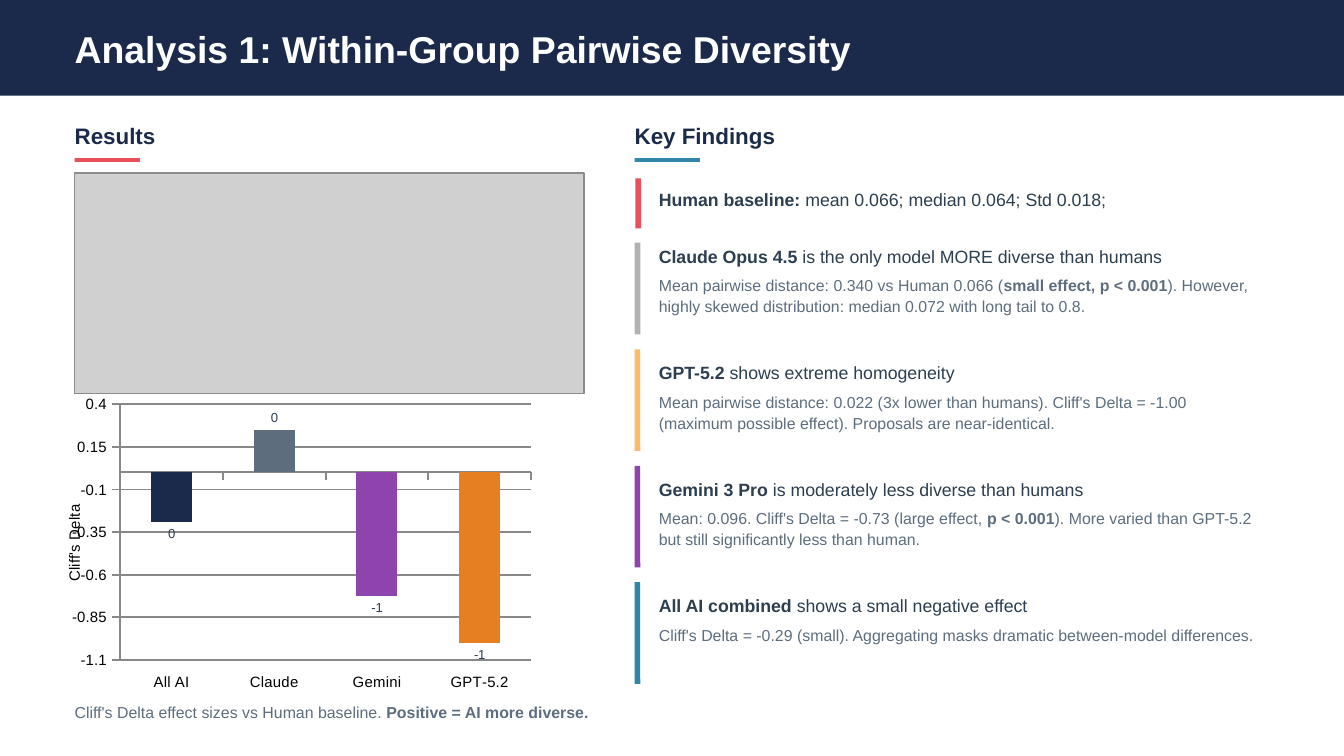
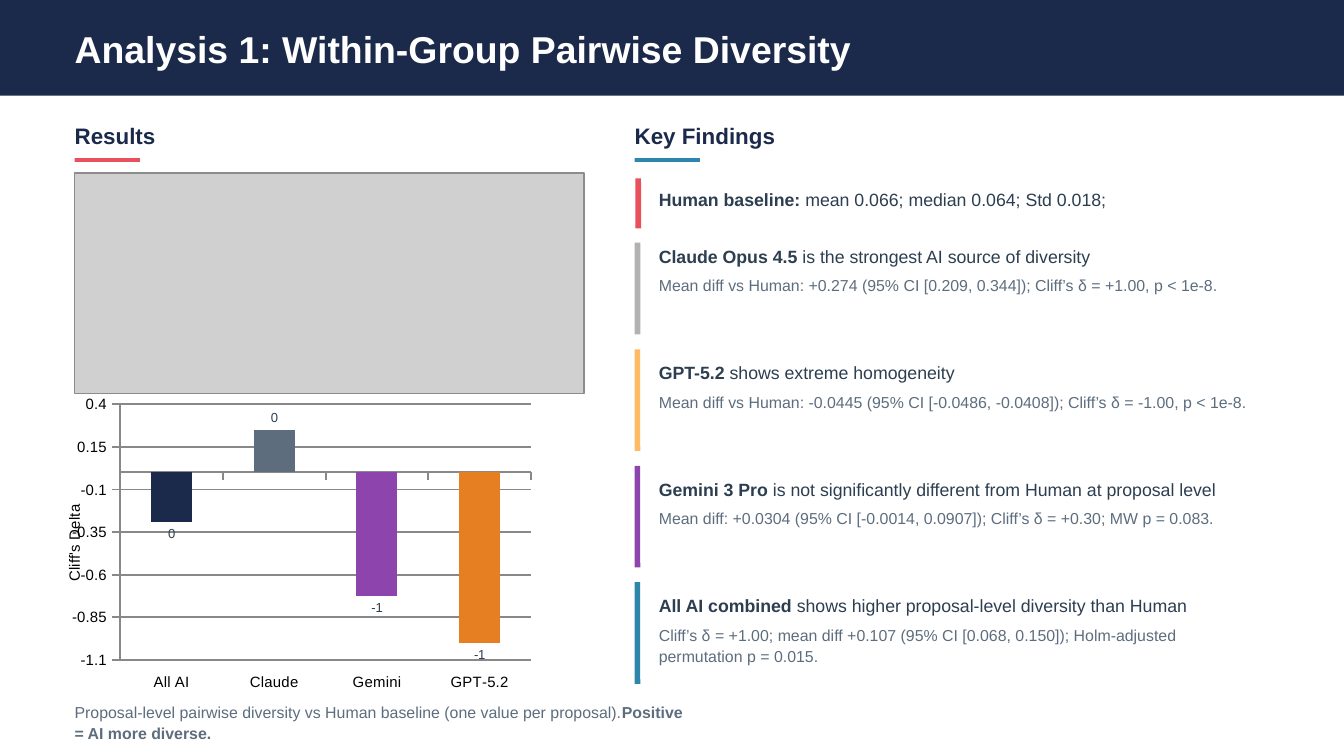
Before and after one commit to eveyhuang/human-AI-proposal, a slide deck: slide 5 of results/diversity_analysis_presentation_baseline_updated_20260218.pptx. Drawn at 1344x756 pixels with LibreOffice and Linux fonts; fonts in the diff are those of the drawing; grey boxes stand for pictures. Boxes give left, top, right and bottom in pixels: in the first picture for what was removed or moved away, otherwise in the second. Text is boxed around its words. In the diff, an @@ line names an element or a change of style, - is before the commit and + after.

```diff
--- a/results/diversity_analysis_presentation_baseline_updated_20260218.pptx
+++ b/results/diversity_analysis_presentation_baseline_updated_20260218.pptx
@@ text at (659, 250, 1090, 267): text changed @@
-Claude Opus 4.5 is the only model MORE diverse than humans
+Claude Opus 4.5 is the strongest AI source of diversity
@@ text at (659, 279, 1217, 295): text changed @@
-Mean pairwise distance: 0.340 vs Human 0.066 (small effect, p < 0.001). However, highly skewed distribution: median 0.072 with long tail to 0.8.
+Mean diff vs Human: +0.274 (95% CI [0.209, 0.344]); Cliff’s δ = +1.00, p < 1e-8.
@@ text at (659, 396, 1246, 412): text changed @@
-Mean pairwise distance: 0.022 (3x lower than humans). Cliff's Delta = -1.00 (maximum possible effect). Proposals are near-identical.
+Mean diff vs Human: -0.0445 (95% CI [-0.0486, -0.0408]); Cliff’s δ = -1.00, p < 1e-8.
@@ text at (659, 483, 1215, 500): text changed @@
-Gemini 3 Pro is moderately less diverse than humans
+Gemini 3 Pro is not significantly different from Human at proposal level
@@ text at (659, 512, 1213, 528): text changed @@
-Mean: 0.096. Cliff's Delta = -0.73 (large effect, p < 0.001). More varied than GPT-5.2 but still significantly less than human.
+Mean diff: +0.0304 (95% CI [-0.0014, 0.0907]); Cliff’s δ = +0.30; MW p = 0.083.
@@ text at (659, 599, 1187, 616): text changed @@
-All AI combined shows a small negative effect
+All AI combined shows higher proposal-level diversity than Human
@@ text at (659, 629, 1176, 666): text changed @@
-Cliff's Delta = -0.29 (small). Aggregating masks dramatic between-model differences.
+Cliff’s δ = +1.00; mean diff +0.107 (95% CI [0.068, 0.150]); Holm-adjusted permutation p = 0.015.
@@ text at (75, 706, 682, 739): text changed @@
-Cliff's Delta effect sizes vs Human baseline. Positive = AI more diverse.
+Proposal-level pairwise diversity vs Human baseline (one value per proposal).Positive = AI more diverse.
```
Also in this commit, not shown: 9 other slides changed, 1 other file.
